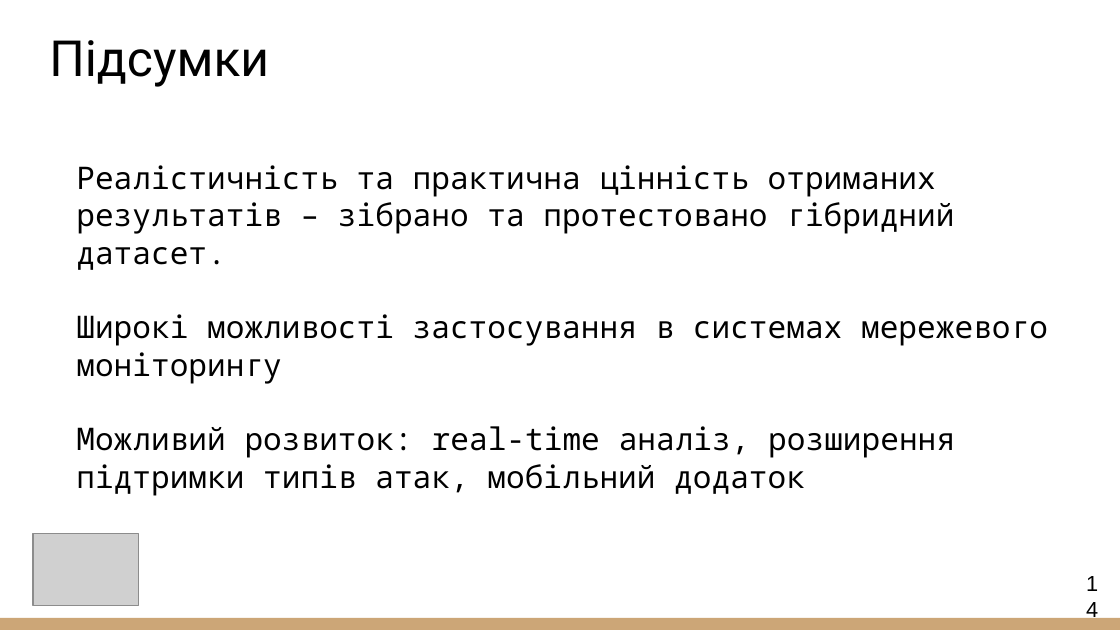
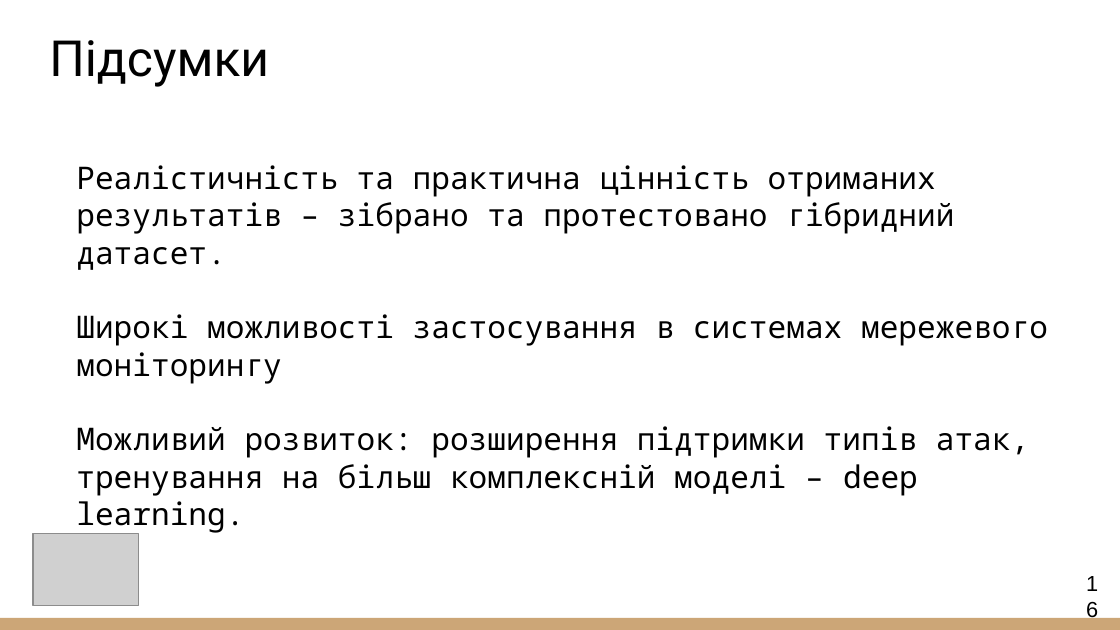
Before and after one commit to mshshshshshsh3/masters, a slide deck: slide 16 of 2025_М_ПІ_ІПЗ-23-4_Шульдінер_М_П.pptx (slide 14 before the commit). Drawn at 1120x630 pixels with LibreOffice and Linux fonts; fonts in the diff are those of the drawing; grey boxes stand for pictures. Boxes give left, top, right and bottom in pixels: in the first picture for what was removed or moved away, otherwise in the second. Text is boxed around its words. In the diff, an @@ line names an element or a change of style, - is before the commit and + after.

```diff
--- a/2025_М_ПІ_ІПЗ-23-4_Шульдінер_М_П.pptx
+++ b/2025_М_ПІ_ІПЗ-23-4_Шульдінер_М_П.pptx
@@ text at [76, 426, 1029, 533]: text changed @@
-Можливий розвиток: real-time аналіз, розширення підтримки типів атак, мобільний додаток
+Можливий розвиток: розширення підтримки типів атак, тренування на більш комплексній моделі – deep learning.
@@ page number at [1075, 564, 1110, 603]: text changed @@
-14
+16
```
Also in this commit, not shown: 1 other slide changed, 2 slides added.
